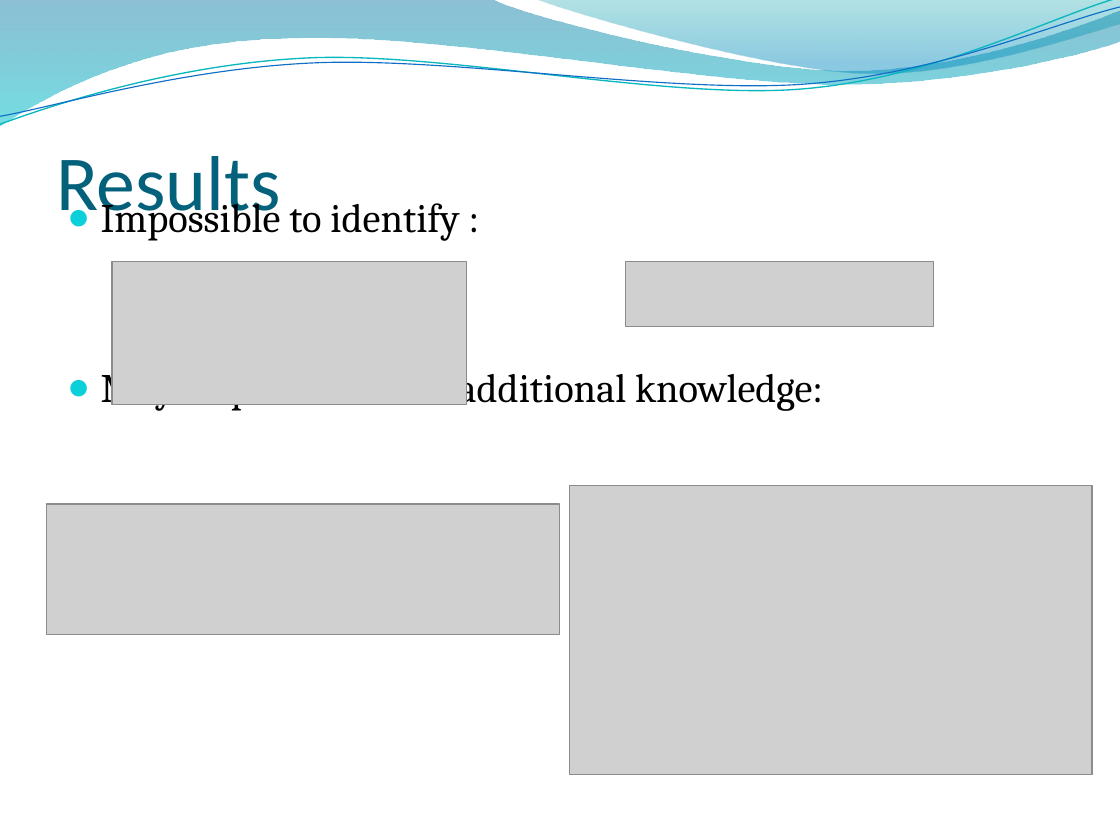
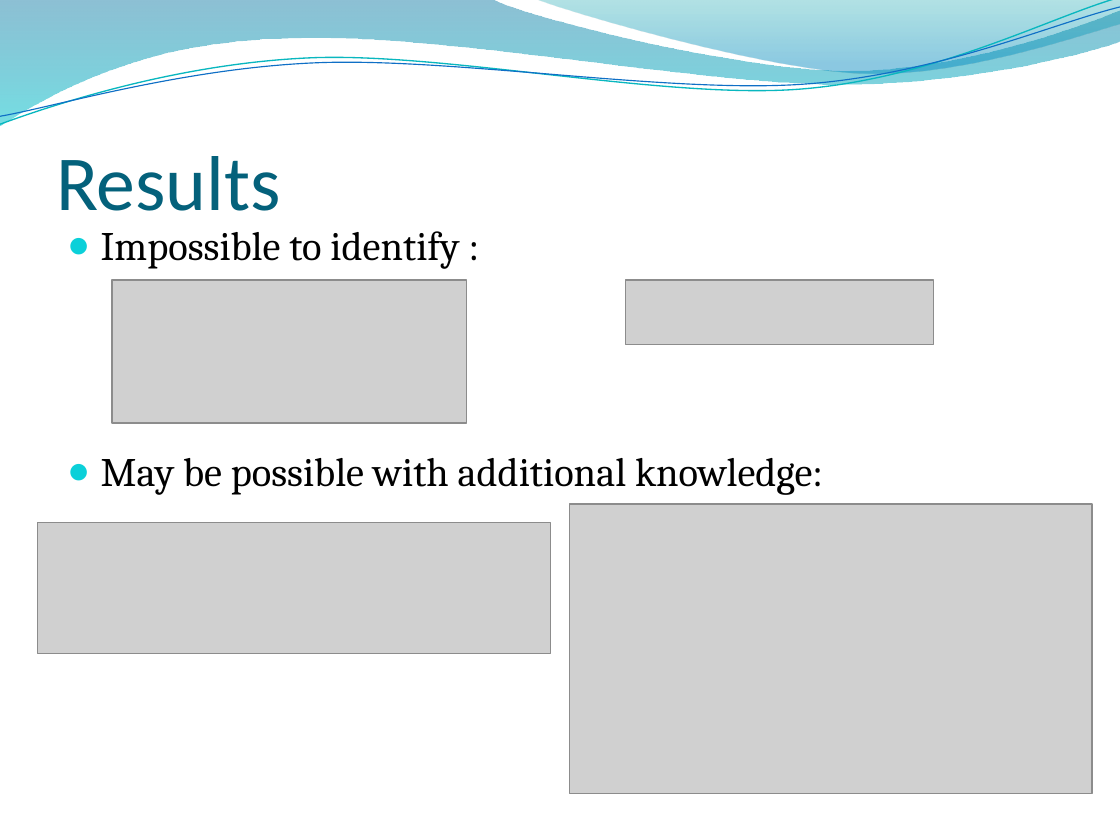
Before and after one commit to leoliu1221/EDW_intern, a slide deck: slide 12 of colon2Filter.pptx (slide 9 before the commit). Drawn at 1120x840 pixels with LibreOffice and Linux fonts; fonts in the diff are those of the drawing; grey boxes stand for pictures; background and template pictures are left out. Boxes give left, top, right and bottom in pixels: in the first picture for what was removed or moved away, otherwise in the second. Text is boxed around its words. In the diff, an @@ line names an element or a change of style, - is before the commit and + after.

```diff
--- a/colon2Filter.pptx
+++ b/colon2Filter.pptx
@@ text "Impossible to identify :" rewrapped from (101, 195, 823, 412) to (101, 231, 823, 495) @@
@@ 3 pictures: place and size @@
-3 pictures at (112, 261, 1092, 774)
+3 pictures at (112, 280, 1092, 793)
@@ picture: place and size @@
-picture at (47, 504, 560, 635)
+picture at (37, 523, 550, 654)
```
Also in this commit, not shown: 6 other slides changed, 4 slides added, 2 slides removed, 1 other file.
